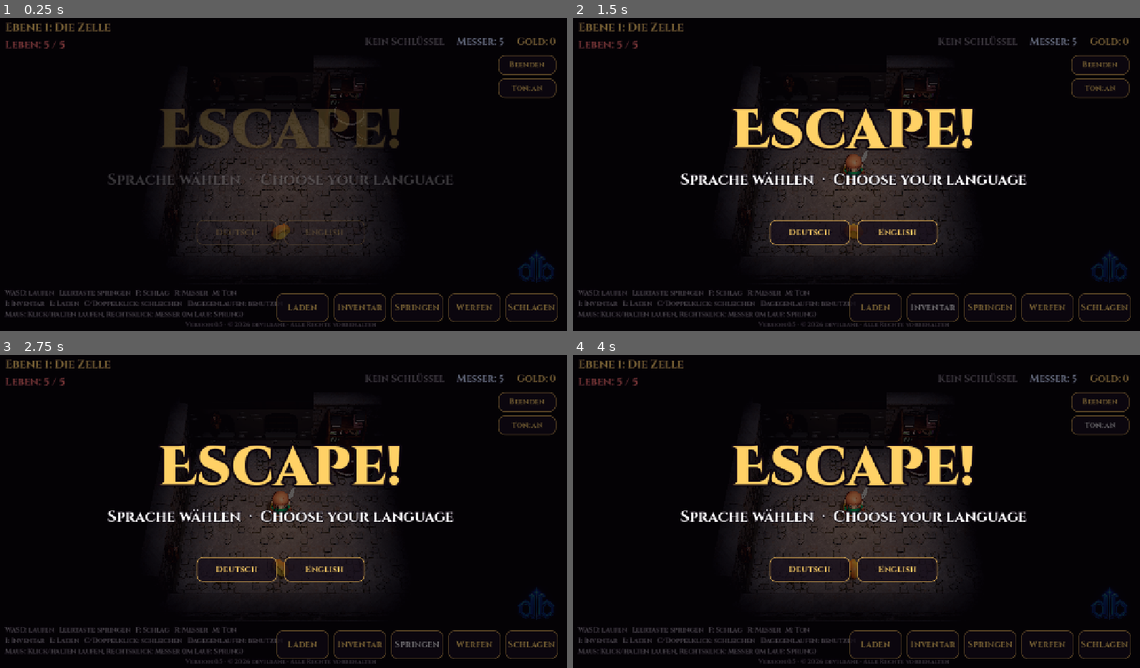
Above: before the commit, frames 1-4 (two rows, left to right).
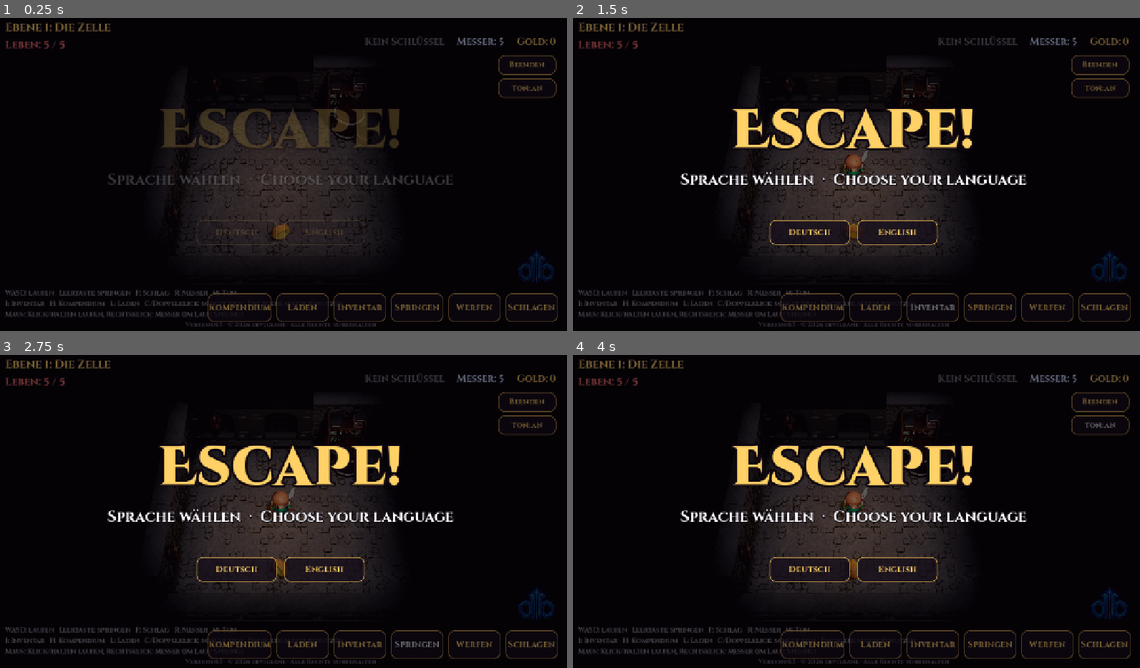
Above: after the commit, the same moments.

Repository: Devilbane/Escape
Game: Godot game, scene res://scenes/main.tscn
Two runs of this game, one before a commit and one after it. Both use one fixed random seed, a clock stepped at 60 frames per second and the inputs below.
Inputs (mouse positions are in pixels of both pictures, inside the frame that each line leads up to):
- Up to frame 1 (0.25 s): no input
- Up to frame 2 (1.5 s): click (811, 309) at 0.5 s, where only the run after the commit has a clickable "Kompendium"; click "Inventar" at 1.25 s
- Up to frame 3 (2.75 s): click "Springen" at 2 s
- Up to frame 4 (4 s): click "Ton: an" at 2.75 s; click "Ton: aus" at 3.5 s

The runs differ from the first frame. In frame 1, 0.4% of the frame differs, in the area x 9-59%, y 87-98%; in frame 2, 0.4%; in frame 3, 0.4%; in frame 4, 0.4%.

Commit message:
Compendium: every control and every tip collected
A new window (key H or the Kompendium button) lists all keys and mouse
strokes on one side and, on the other, everything the hero has been told
so far: the introduction of each level reached, the sneaking and guardian
tips and the secret lever. The collection is saved with the game.

Co-Authored-By: Claude Fable 5.1 <noreply@anthropic.com>
Claude-Session: https://claude.ai/code/session_01QGyVRgLkXQ7bY3FzbpWzyK

Diff:
--- a/scripts/game.gd
+++ b/scripts/game.gd
@@ -54,6 +54,9 @@
 var _shrine_panel: Control
 var _shrine: Dictionary = {}
 var _pending_station: Dictionary = {}
+## Everything the hero has been told so far, for the compendium (key H):
+## level hints ("#<index>") and explanatory tips, in the order they came.
+var lore: Array = []
 var _knife_label: Label
 var _prompt: Label
 var _message: Label
@@ -266,7 +269,7 @@
 	_hud.add_child(_message)
 
 	var help := _make_label(TEXT_FONT, 15, Color(1, 1, 1, 0.55))
-	help.text = Lang.t("WASD: laufen   Leertaste: springen   F: Schlag   R: Messer   M: Ton\nI: Inventar   L: Laden   C/Doppelklick: schleichen   Dagegenlaufen: benutzen\nMaus: Klick/halten laufen, Rechtsklick: Messer (im Lauf: Sprung)")
+	help.text = Lang.t("WASD: laufen   Leertaste: springen   F: Schlag   R: Messer   M: Ton\nI: Inventar   H: Kompendium   L: Laden   C/Doppelklick: schleichen   Dagegenlaufen: benutzen\nMaus: Klick/halten laufen, Rechtsklick: Messer (im Lauf: Sprung)")
 	help.set_anchors_preset(Control.PRESET_BOTTOM_LEFT)
 	help.grow_vertical = Control.GROW_DIRECTION_BEGIN
 	help.offset_left = 24
@@ -301,7 +304,7 @@
 	_hud.add_child(mark)
 
 	var buttons := GridContainer.new()
-	buttons.columns = 5
+	buttons.columns = 6
 	buttons.add_theme_constant_override("h_separation", 10)
 	buttons.add_theme_constant_override("v_separation", 10)
 	buttons.set_anchors_preset(Control.PRESET_BOTTOM_RIGHT)
@@ -310,6 +313,7 @@
 	buttons.offset_right = -20
 	buttons.offset_bottom = -20
 	_hud.add_child(buttons)
+	buttons.add_child(_make_button(Lang.t("Kompendium"), func(): if state == State.PLAYING and player.can_act() and not menus.is_open(): menus.open("kompendium")))
 	buttons.add_child(_make_button(Lang.t("Laden"), func(): if state == State.PLAYING and player.can_act() and not menus.is_open(): menus.open("laden")))
 	buttons.add_child(_make_button(Lang.t("Inventar"), func(): if state == State.PLAYING and player.can_act() and not menus.is_open(): menus.open("inventar")))
 	buttons.add_child(_make_button(Lang.t("Springen"), func(): if state == State.PLAYING: player.jump()))
@@ -769,6 +773,7 @@
 	player.gift_speed = float(data.gift_speed)
 	player.equipped = data.equipped
 	player.wear = data.get("wear", {})
+	lore.assign(data.get("lore", []))
 	player.bag.assign(data.bag)
 	player.refresh_stats()
 	load_level(clampi(int(data.level), 0, level_files.size() - 1), false)
@@ -799,6 +804,7 @@
 		"version": 1, "name": hero_name, "level": level_index, "coins": coins, "secrets": secrets_found, "dry": dry_levels, "hp": player.hp, "knives": player.knives,
 		"gift_hp": player.gift_hp, "gift_power": player.gift_power, "gift_speed": player.gift_speed,
 		"equipped": player.equipped, "wear": player.wear, "bag": player.bag, "storage": storage, "shop": shop_stock,
+		"lore": lore,
 	}
 	var file := FileAccess.open(SAVE_FILE, FileAccess.WRITE)
 	file.store_string(JSON.stringify(data))
@@ -827,11 +833,31 @@
 
 func _announce_level() -> void:
 	_guardian_tip = -1
+	learn("#%d" % level_index)
 	show_message(Lang.t("Ebene %d: %s\n%s") % [level_index + 1, Lang.t(level.level_name), Lang.t(level.hint)], 3.5)
 
 
 func _message_busy() -> bool:
 	return _message.modulate.a > 0.05
+
+
+## Name and hint of a level, read from its file, for the compendium.
+func level_hint(index: int) -> Dictionary:
+	var info := {"name": "", "hint": ""}
+	if index < 0 or index >= level_files.size():
+		return info
+	for line in FileAccess.get_file_as_string(level_files[index]).split("\n"):
+		if line.begins_with("name:"):
+			info.name = line.substr(5).strip_edges()
+		elif line.begins_with("hint:"):
+			info.hint = line.substr(5).strip_edges()
+	return info
+
+
+## Remembers an explanation for the compendium, once.
+func learn(entry: String) -> void:
+	if not lore.has(entry):
+		lore.append(entry)
 
 
 func show_message(text: String, duration := 2.2) -> void:
@@ -859,6 +885,7 @@
 	level.secret_bonus = secrets_found
 	Comic.pop(lever_pos, "lever")
 	Sfx.play(self, "lever")
+	learn("Diese Fackelhalterung sieht seltsam aus.\nDu ziehst daran und hörst in der Ferne Stein, der sich bewegt!")
 	show_message(Lang.t("Diese Fackelhalterung sieht seltsam aus.\nDu ziehst daran und hörst in der Ferne Stein, der sich bewegt!"), 4.5)
 	_message.add_theme_color_override("font_color", GOLD)
 	get_tree().create_timer(4.8).timeout.connect(func(): _message.add_theme_color_override("font_color", Color.WHITE))
@@ -910,6 +937,8 @@
 		show_message(Lang.t("Zu spät zum Schleichen: Du wurdest entdeckt!"), 1.6)
 		return
 	player.set_sneaking(not player.sneaking)
+	if player.sneaking:
+		learn("Schleichen (C oder Doppelklick): langsamer, lautlos, Laterne abgeblendet. Im Dunkeln sieht dich keiner, und von hinten bemerkt dich ein Skelett auch ganz nah nicht.")
 	show_message(Lang.t("Du schleichst. Im Dunkeln sieht dich keiner.") if player.sneaking else Lang.t("Du gehst wieder normal."), 1.6)
 
 
@@ -1104,6 +1133,7 @@
 				and e.global_position.distance_to(player.global_position) < (16.0 if e.visible else 10.0)):
 			return
 		_guardian_tip = 0
+	learn(GUARDIAN_TIPS[_guardian_tip])
 	show_message(Lang.t(GUARDIAN_TIPS[_guardian_tip]), 4.5)
 	_guardian_tip += 1
 
@@ -1216,7 +1246,7 @@
 					_choose_gift(event.physical_keycode - KEY_1)
 				return
 			if menus.is_open():
-				if event is InputEventKey and event.physical_keycode in [KEY_I, KEY_ESCAPE]:
+				if event is InputEventKey and event.physical_keycode in [KEY_I, KEY_H, KEY_ESCAPE]:
 					menus.close()
 				return
 			if event is InputEventKey:
@@ -1233,6 +1263,9 @@
 					KEY_L:
 						if player.can_act():
 							menus.open("laden")
+					KEY_H:
+						if player.can_act():
+							menus.open("kompendium")
 					KEY_M:
 						_toggle_sound()
 					KEY_C:
--- a/scripts/lang.gd
+++ b/scripts/lang.gd
@@ -46,8 +46,28 @@
 	"Entkommen": "Escaped",
 	"Alle Rechte vorbehalten": "All rights reserved",
 	# HUD and help
-	"WASD: laufen   Leertaste: springen   F: Schlag   R: Messer   M: Ton\nI: Inventar   L: Laden   C/Doppelklick: schleichen   Dagegenlaufen: benutzen\nMaus: Klick/halten laufen, Rechtsklick: Messer (im Lauf: Sprung)":
-		"WASD: walk   Space: jump   F: strike   R: knife   M: sound\nI: inventory   L: load   C/double click: sneak   Run into things: use\nMouse: click/hold to walk, right click: knife (running: jump)",
+	"WASD: laufen   Leertaste: springen   F: Schlag   R: Messer   M: Ton\nI: Inventar   H: Kompendium   L: Laden   C/Doppelklick: schleichen   Dagegenlaufen: benutzen\nMaus: Klick/halten laufen, Rechtsklick: Messer (im Lauf: Sprung)":
+		"WASD: walk   Space: jump   F: strike   R: knife   M: sound\nI: inventory   H: compendium   L: load   C/double click: sneak   Run into things: use\nMouse: click/hold to walk, right click: knife (running: jump)",
+	# Compendium
+	"Kompendium": "Compendium",
+	"Steuerung": "Controls",
+	"Zoom": "Zoom",
+	"Gelerntes": "Learned",
+	"Noch nichts. Hinweise und Erklärungen sammeln sich hier.": "Nothing yet. Hints and explanations collect here.",
+	"Laufen": "Walk",
+	"WASD / Pfeiltasten, Klick oder Halten auf den Boden": "WASD / arrow keys, click or hold on the floor",
+	"Leertaste, Rechtsklick im Lauf": "Space, right click while running",
+	"Nahkampf": "Melee",
+	"F oder J, gegen das Skelett laufen oder es anklicken": "F or J, run into the skeleton or click it",
+	"Wurfmesser": "Throwing knife",
+	"R oder K, Rechtsklick im Stehen": "R or K, right click while standing",
+	"Schleichen": "Sneak",
+	"C oder Doppelklick": "C or double click",
+	"Benutzen, durchsuchen, Fackel": "Use, search, torch",
+	"Dagegenlaufen": "Run into it",
+	"Ton an/aus": "Sound on/off",
+	"+ und −, Mausrad": "+ and −, mouse wheel",
+	"Schleichen (C oder Doppelklick): langsamer, lautlos, Laterne abgeblendet. Im Dunkeln sieht dich keiner, und von hinten bemerkt dich ein Skelett auch ganz nah nicht.": "Sneaking (C or double click): slower, silent, lantern hooded. In the dark nobody sees you, and from behind a skeleton won't notice you even up close.",
 	"Du schleichst. Im Dunkeln sieht dich keiner.": "You sneak. In the dark nobody sees you.",
 	"Du gehst wieder normal.": "You walk normally again.",
 	"Zu spät zum Schleichen: Du wurdest entdeckt!": "Too late to sneak: you have been spotted!",
--- a/scripts/menus.gd
+++ b/scripts/menus.gd
@@ -7,7 +7,8 @@
 const BLUE := Color(0.65, 0.85, 1.0)
 
 var game: Node
-## The open window: "", "inventar", "lager", "haendler", "bett", "laden" or "beenden".
+## The open window: "", "inventar", "lager", "haendler", "bett", "laden",
+## "kompendium" or "beenden".
 var current := ""
 var _panel: PanelContainer
 var _box: VBoxContainer
@@ -16,6 +17,21 @@
 ## Shows the stats of the item under the mouse (or last tapped).
 var _info: Label
 const INFO_HINT := "Zeig auf einen Gegenstand, um seine Werte zu sehen."
+## Every control, for the compendium: action and keys.
+const SHORTCUTS := [
+	["Laufen", "WASD / Pfeiltasten, Klick oder Halten auf den Boden"],
+	["Springen", "Leertaste, Rechtsklick im Lauf"],
+	["Nahkampf", "F oder J, gegen das Skelett laufen oder es anklicken"],
+	["Wurfmesser", "R oder K, Rechtsklick im Stehen"],
+	["Schleichen", "C oder Doppelklick"],
+	["Benutzen, durchsuchen, Fackel", "Dagegenlaufen"],
+	["Inventar", "I"],
+	["Kompendium", "H"],
+	["Spielstand laden", "L"],
+	["Ton an/aus", "M"],
+	["Zoom", "+ und −, Mausrad"],
+	["Spiel beenden", "Esc"],
+]
 
 
 func setup(owner_game: Node, hud: CanvasLayer) -> void:
@@ -82,6 +98,8 @@
 			_build_bed()
 		"laden":
 			_build_load()
+		"kompendium":
+			_build_compendium()
 		"beenden":
 			_build_quit()
 	if current in ["inventar", "lager", "haendler"]:
@@ -310,6 +328,68 @@
 	row.add_child(cancel)
 
 
+## Every control on one side, everything the hero has been told on the other.
+func _build_compendium() -> void:
+	_add_label(Lang.t("Kompendium"), 38, game.GOLD, game.TITLE_FONT)
+	var columns := HBoxContainer.new()
+	columns.add_theme_constant_override("separation", 36)
+	_box.add_child(columns)
+
+	var keys := VBoxContainer.new()
+	keys.add_theme_constant_override("separation", 4)
+	columns.add_child(keys)
+	var keys_title: Label = game._make_label(game.TEXT_FONT, 24, game.GOLD)
+	keys_title.text = Lang.t("Steuerung")
+	keys.add_child(keys_title)
+	var grid := GridContainer.new()
+	grid.columns = 2
+	grid.add_theme_constant_override("h_separation", 18)
+	grid.add_theme_constant_override("v_separation", 2)
+	keys.add_child(grid)
+	for s in SHORTCUTS:
+		var what: Label = game._make_label(game.TEXT_FONT, 17, BLUE)
+		what.text = Lang.t(s[0])
+		what.size_flags_vertical = Control.SIZE_SHRINK_BEGIN
+		grid.add_child(what)
+		var how: Label = game._make_label(game.TEXT_FONT, 17)
+		how.text = Lang.t(s[1])
+		how.autowrap_mode = TextServer.AUTOWRAP_WORD_SMART
+		how.custom_minimum_size.x = 260
+		grid.add_child(how)
+
+	var learned := VBoxContainer.new()
+	learned.add_theme_constant_override("separation", 4)
+	columns.add_child(learned)
+	var learned_title: Label = game._make_label(game.TEXT_FONT, 24, game.GOLD)
+	learned_title.text = Lang.t("Gelerntes")
+	learned.add_child(learned_title)
+	var scroll := ScrollContainer.new()
+	scroll.custom_minimum_size = Vector2(430, 380)
+	scroll.horizontal_scroll_mode = ScrollContainer.SCROLL_MODE_DISABLED
+	learned.add_child(scroll)
+	var list := VBoxContainer.new()
+	list.size_flags_horizontal = Control.SIZE_EXPAND_FILL
+	list.add_theme_constant_override("separation", 10)
+	scroll.add_child(list)
+	if game.lore.is_empty():
+		var none: Label = game._make_label(game.TEXT_FONT, 18)
+		none.text = Lang.t("Noch nichts. Hinweise und Erklärungen sammeln sich hier.")
+		list.add_child(none)
+	for entry in game.lore:
+		var l: Label = game._make_label(game.TEXT_FONT, 17)
+		l.autowrap_mode = TextServer.AUTOWRAP_WORD_SMART
+		l.custom_minimum_size.x = 410
+		l.size_flags_horizontal = Control.SIZE_EXPAND_FILL
+		if entry.begins_with("#"):
+			var index := int(entry.substr(1))
+			var info: Dictionary = game.level_hint(index)
+			l.text = Lang.t("Ebene %d: %s") % [index + 1, Lang.t(info.name)] + "\n" + Lang.t(info.hint)
+			l.add_theme_color_override("font_color", game.GOLD)
+		else:
+			l.text = Lang.t(entry)
+		list.add_child(l)
+
+
 func _build_quit() -> void:
 	_add_label(Lang.t("Spiel beenden"), 38, game.GOLD, game.TITLE_FONT)
 	_add_label(Lang.t("Was seit dem letzten Schlaf im Bett geschah, geht verloren."), 20, Color(1.0, 0.75, 0.5))
Not shown, changed: README.md
